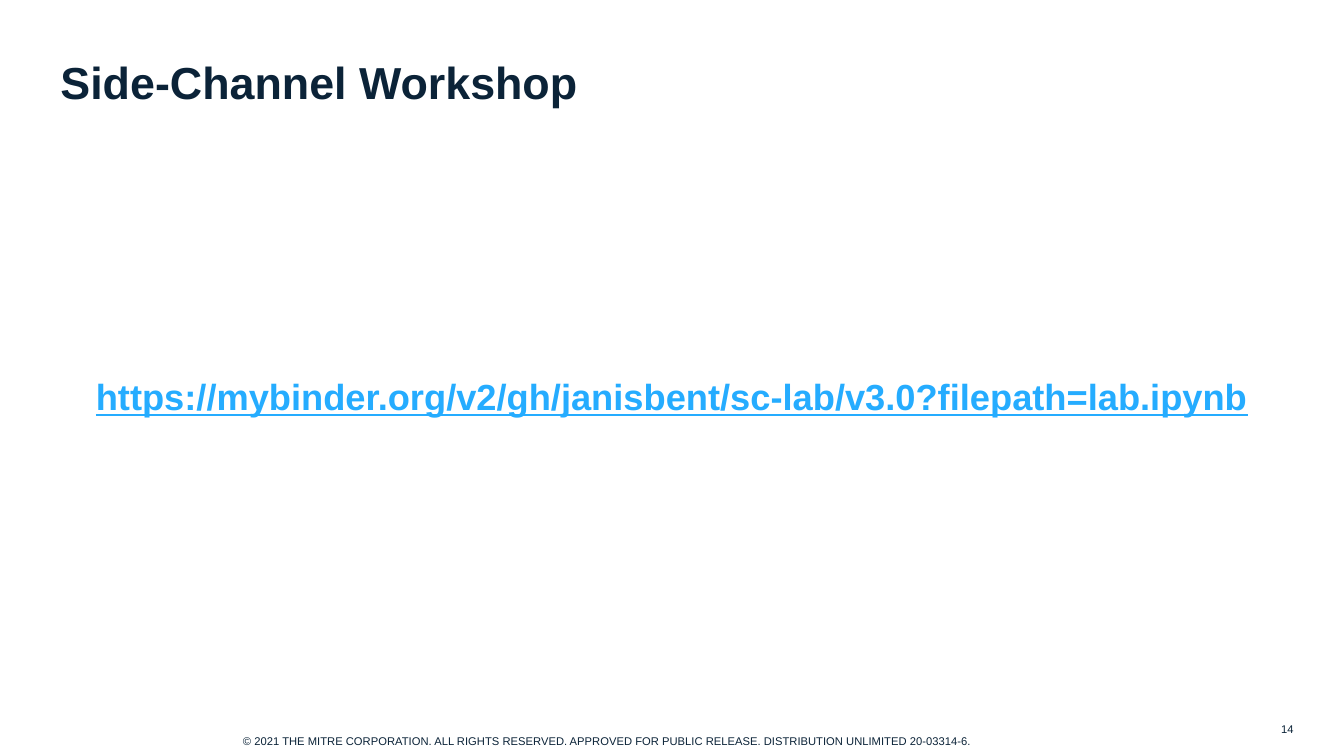
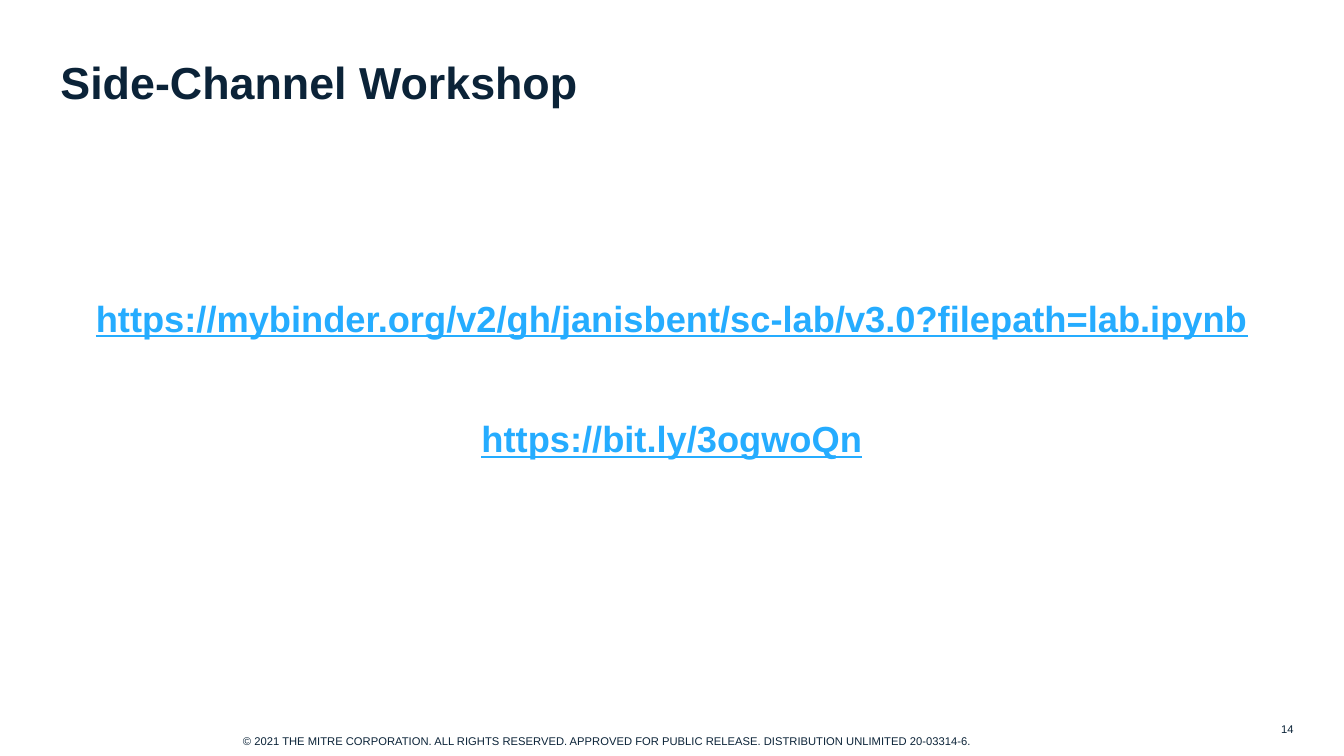
Before and after one commit to janisbent/sc-lab, a slide deck: slide 14 of MITRE SC Lab HS.pptx. Drawn at 1344x756 pixels with LibreOffice and Linux fonts; fonts in the diff are those of the drawing; background and template pictures are left out. Boxes give left, top, right and bottom in pixels: in the first picture for what was removed or moved away, otherwise in the second. Text is boxed around its words. In the diff, an @@ line names an element or a change of style, - is before the commit and + after.

Commit message:
Added bitly link

```diff
--- a/MITRE SC Lab HS.pptx
+++ b/MITRE SC Lab HS.pptx
@@ text "https://mybinder.org/v2/gh/janisbent/sc-lab/v3.0?filepath=la ...": place and size @@
-text "https://mybinder.org/v2/gh/janisbent/sc-lab/v3.0?filepath=la ..." at (96,383,1247,417)
+text "https://mybinder.org/v2/gh/janisbent/sc-lab/v3.0?filepath=la ..." at (96,305,1247,459)
@@ text "https://mybinder.org/v2/gh/janisbent/sc-lab/v3.0?filepath=la ..." at (96,305,1247,459): vertical alignment top to middle @@
@@ text at (96,305,1247,338): line spacing 0.8 to 1 @@
@@ text at (481,425,861,459): paragraph added @@
+https://bit.ly/3ogwoQn
```
